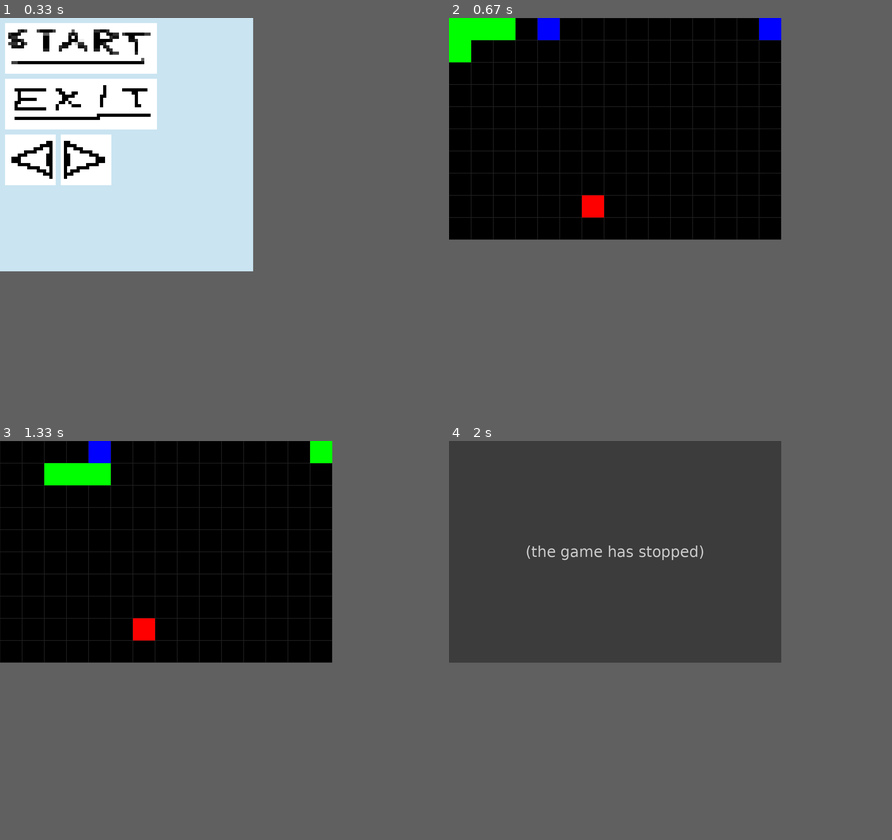
Above: before the commit, frames 1-4 (two rows, left to right).
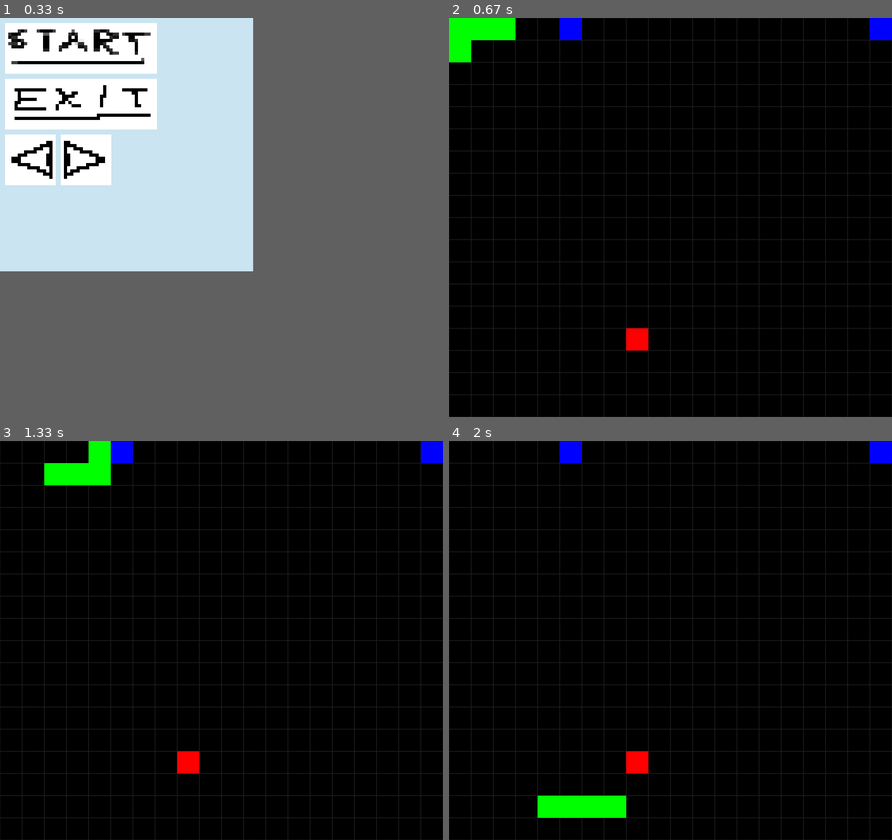
Above: after the commit, the same moments.

Repository: VinnieVinn/Snake-Game
Game: pygame game, started from main.py
Same seed, same stepped clock (60 frames per second), same inputs: the game is played once before the commit and once after it.
Inputs (mouse positions are in pixels of both pictures, inside the frame that each line leads up to):
- Up to frame 1 (0.33 s): no input
- Up to frame 2 (0.67 s): click (528, 49) at 0.38 s
- Up to frame 3 (1.33 s): hold D 0.67-1.13 s; move the mouse to (203, 660) at 0.7 s; hold W from 1.17 s (still down)
- Up to frame 4 (2 s): release W at 1.47 s; hold D 1.5-1.97 s
In frame 2 the window is 1050x700 before the commit and 1400x1260 after it. Grey fills any space a smaller window leaves; there, only what the larger window draws over its background counts as a difference.

Frame 1 is identical in both runs. In frame 2, 4.9% of the frame differs, in the area x 0-100%, y 0-100%; in frame 3, 4.9%; in frame 4, 47%.
Before the commit the program exited at 1.33 s; later frames show no game.

Commit message:
CONTENT UPDATE! (MAJOR)
- Snake can go through map edges!

Diff:
--- a/main.py
+++ b/main.py
@@ -5,8 +5,8 @@
 import main_menu  # type: ignore
 
 
-grid_width = 15
-grid_height = 10
+grid_width = 20
+grid_height = 18
 block_size = 70
 
 graphics.display(grid_width*block_size, grid_height*block_size)
@@ -83,7 +83,22 @@
             last_direction = snake_dir
 
 
+        if gamelogic.isCollidingWithSelf(snake):
+            running = False
+
+
         gamelogic.addListHead(snake, snake[0]+snake_dir)
+
+        if gamelogic.isCollidingWithWall(snake, grid_width, grid_height):
+            if snake_dir == UP:
+                snake[0][1] = grid_height-1
+            elif snake_dir == DOWN:
+                snake[0][1] = 0
+            elif snake_dir == RIGHT:
+                snake[0][0] = 0
+            elif snake_dir == LEFT:
+                snake[0][0] = grid_width-1
+
 
         if snake[0] == portal_1:
             snake[0] = portal_2
@@ -104,11 +119,6 @@
         timer += 1
 
 
-    if gamelogic.isCollidingWithSelf(snake):
-        running = False
-    if gamelogic.isCollidingWithWall(snake, grid_width, grid_height):
-        running = False
-
     # flip() the display to put your work on screen
     pygame.display.flip()
 
